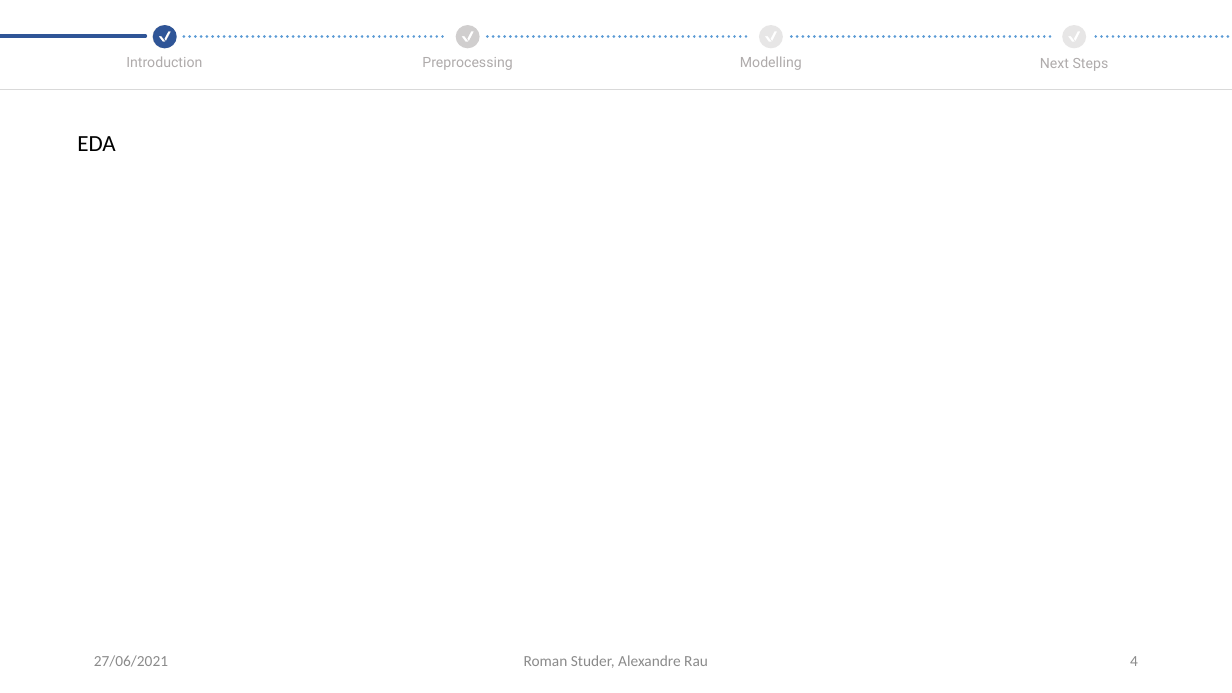
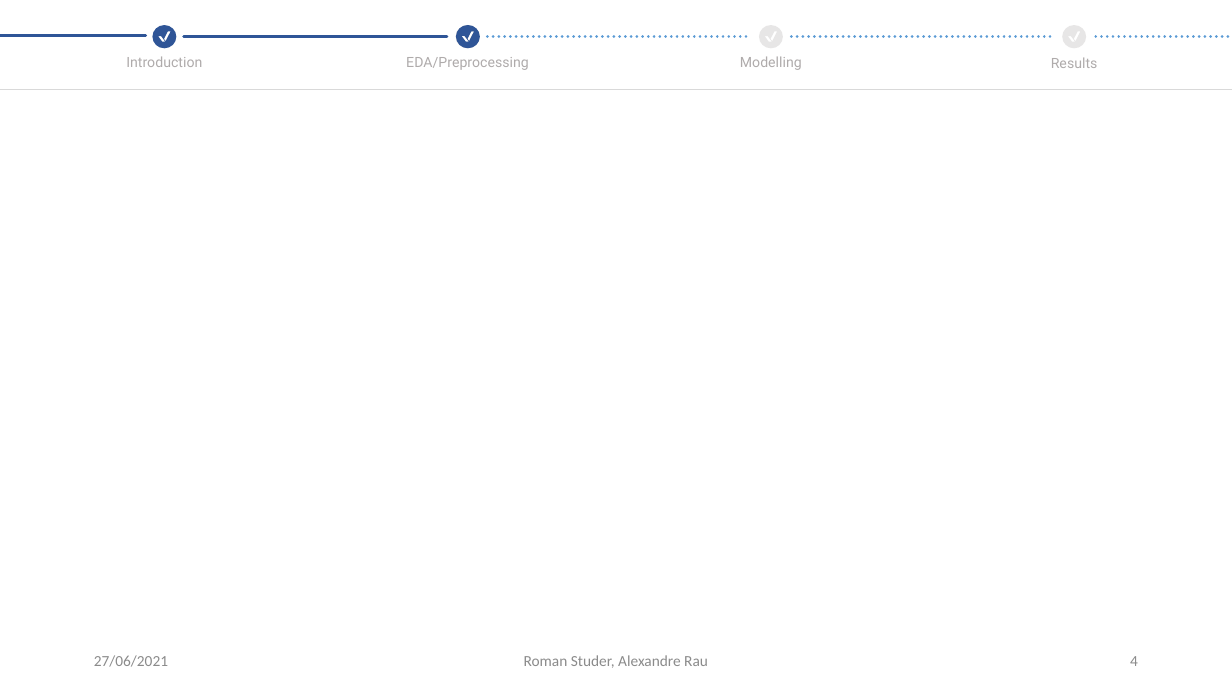
Before and after one commit to CrawTheOne/mirror_-fhnw_ds_fs2021_medical_challenge, a slide deck: slide 4 of presentation/Final_Presentation.pptx. Drawn at 1232x693 pixels with LibreOffice and Linux fonts; fonts in the diff are those of the drawing. Boxes give left, top, right and bottom in pixels: in the first picture for what was removed or moved away, otherwise in the second. Text is boxed around its words. In the diff, an @@ line names an element or a change of style, - is before the commit and + after.

Commit message:
added intro/preprocessing and part of results

```diff
--- a/presentation/Final_Presentation.pptx
+++ b/presentation/Final_Presentation.pptx
@@ freeform shape added at [456,25,480,48], fill #2F5597 @@
@@ line added from (184, 37) to (447, 37), #2F5597 2.5 pt @@
@@ text at [406,57,529,70]: text changed @@
-Preprocessing
+EDA/Preprocessing
@@ text at [1051,57,1098,68]: text changed @@
-Next Steps
+Results
@@ text removed at [77,136,115,151] @@
-EDA
```
Also in this commit, not shown: 7 other slides changed, 1 slide added, 1 slide removed.
